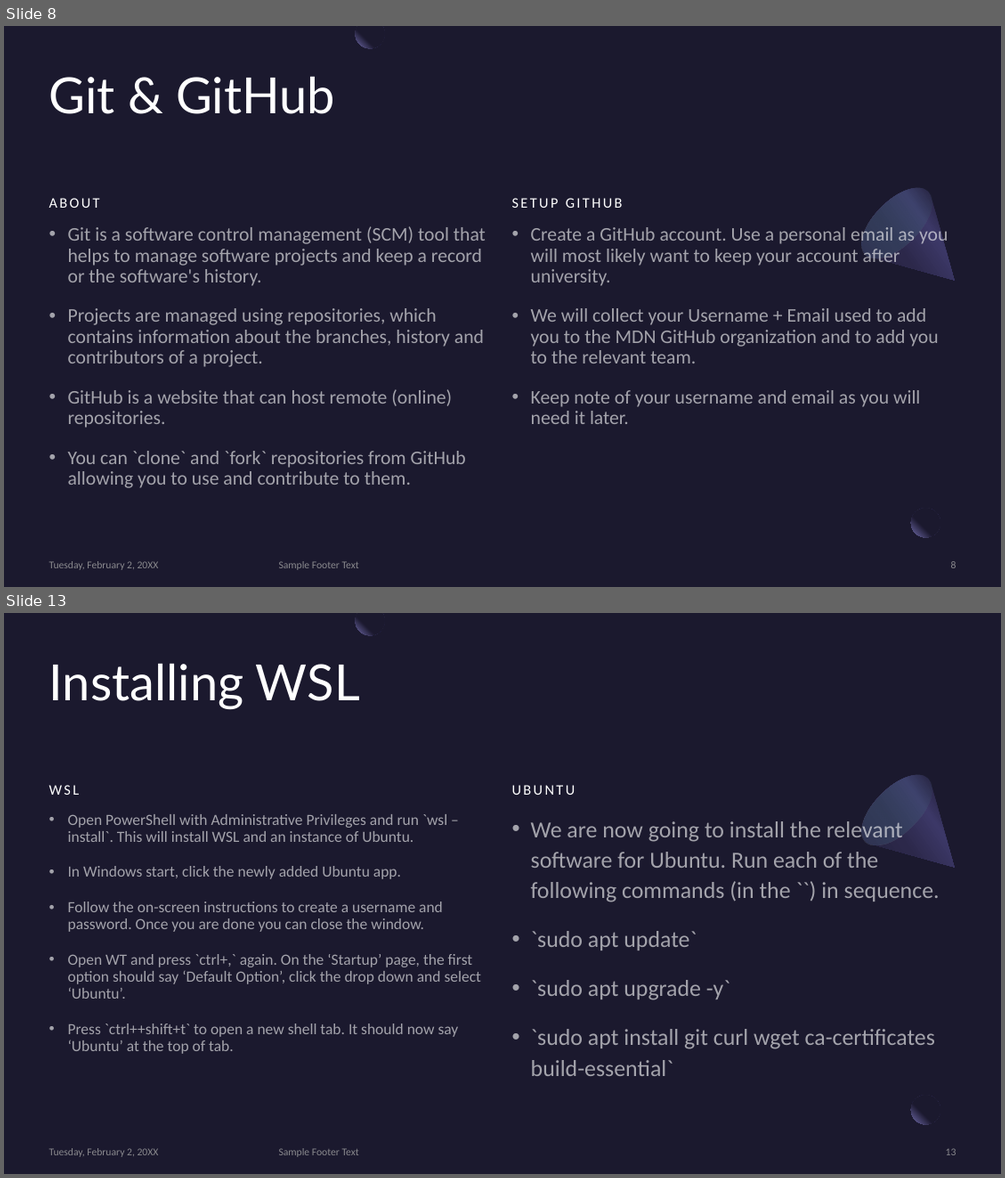
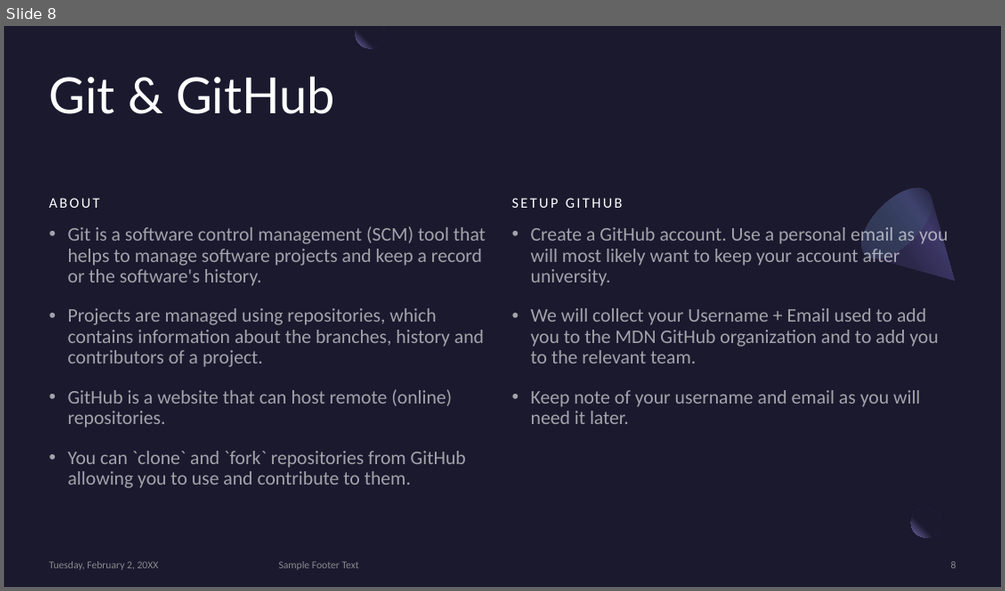
Before and after one commit to MonashDeepNeuron/HPP, a slide deck: content/week0/slides/week0.pptx. Shown one above the other, each under a label of ours: slides 8 and 13 before the commit, slide 8 after it; the slides between them are not shown. The pictures are 1005x1178 and 1005x591 pixels, drawn with LibreOffice and Linux fonts; fonts in the diff are those of the drawing. Boxes give left, top, right and bottom in pixels: in the first picture for what was removed or moved away, otherwise in the second. Text is boxed around its words. In the diff, an @@ line names an element or a change of style, - is before the commit and + after.

Commit message:
Added all the content for software installation

```diff
--- a/content/week0/slides/week0.pptx
+++ b/content/week0/slides/week0.pptx
@@ slide 13 removed at <box>4,613,1001,1174</box>, background #1B192E; not listed: 2 template elements that a slide beside it also shows @@
@@ freeform shape removed at <box>356,613,385,635</box> @@
@@ title removed at <box>49,663,360,710</box> @@
-Installing WSL
@@ freeform shape removed at <box>850,763,986,899</box> @@
@@ ellipse removed at <box>850,763,944,857</box> @@
@@ text removed at <box>49,785,80,795</box> @@
-WSL
@@ text removed at <box>512,785,575,795</box> @@
-UBUNTU
@@ text removed at <box>68,814,481,1054</box> @@
-• Open PowerShell with Administrative Privileges and run `wsl –install`. This will install WSL and an instance of Ubuntu.
-• In Windows start, click the newly added Ubuntu app.
-• Follow the on-screen instructions to create a username and password. Once you are done you can close the window.
-• Open WT and press `ctrl+,` again. On the ‘Startup’ page, the first option should say ‘Default Option’, click the drop down and select ‘Ubuntu’.
-• Press `ctrl++shift+t` to open a new shell tab. It should now say ‘Ubuntu’ at the top of tab.
@@ text removed at <box>531,821,939,1076</box> @@
-• We are now going to install the relevant software for Ubuntu. Run each of the following commands (in the ``) in sequence.
-• `sudo apt update`
-• `sudo apt upgrade -y`
-• `sudo apt install git curl wget ca-certificates build-essential`
@@ text removed at <box>49,1148,159,1157</box> @@
-Tuesday, February 2, 20XX
@@ text removed at <box>279,1148,359,1157</box> @@
-Sample Footer Text
@@ page number removed at <box>946,1148,956,1155</box> @@
-13
```
Also in this commit, not shown: 4 slides changed, 2 slides added, 5 other slides removed, 16 other files.
